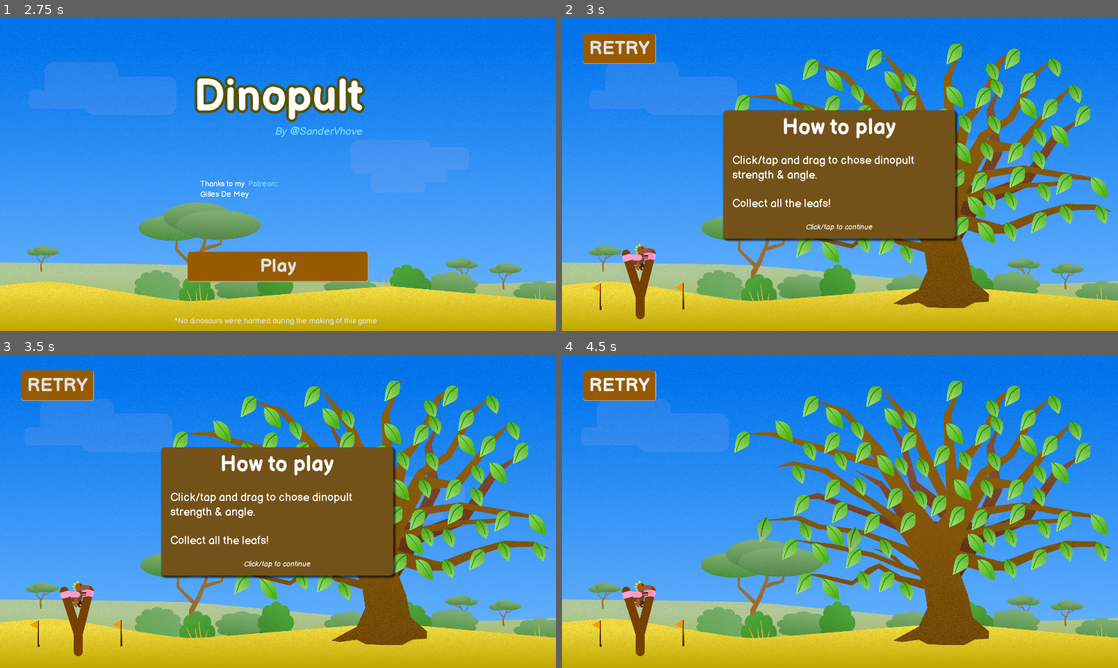
Above: before the commit, frames 1-4 (two rows, left to right).
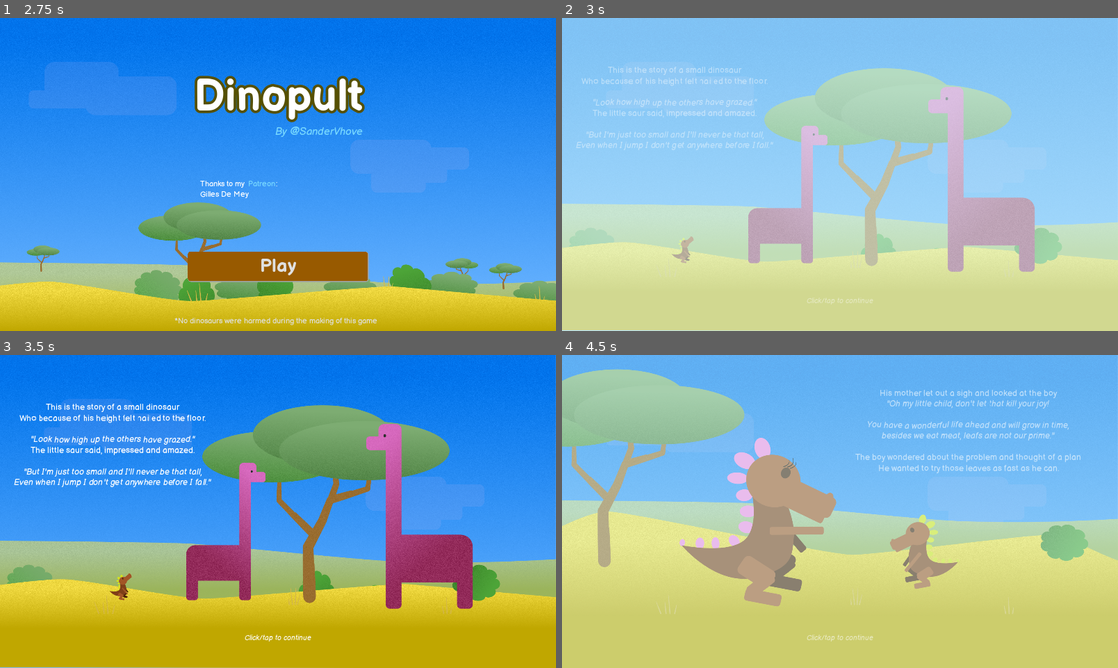
Above: after the commit, the same moments.

Repository: SanderVanhove/dinopult
Game: Godot game, scene res://Screens/Splash/Splash.tscn
Two runs of this game, one before a commit and one after it. Both use one fixed random seed, a clock stepped at 60 frames per second and the inputs below.
Inputs (mouse positions are in pixels of both pictures, inside the frame that each line leads up to):
- Up to frame 1 (2.75 s): move the mouse to (400, 158) at 0.52 s; click (400, 158) at 0.67 s; tap Enter at 1.25 s; move the mouse to (166, 190) at 1.27 s; click (166, 190) at 1.42 s; move the mouse to (333, 105) at 2.02 s; click (333, 105) at 2.17 s
- Up to frame 2 (3 s): click "Play" at 2.75 s
- Up to frame 3 (3.5 s): no input
- Up to frame 4 (4.5 s): click (617, 386) at 3.5 s, where only the run before the commit has a clickable "RETRY"; click (617, 386) at 4.25 s, where only the run before the commit has a clickable "RETRY"

Frame 1 is identical in both runs. In frame 2, 100% of the frame differs, in the area x 0-100%, y 0-100%; in frame 3, 61%; in frame 4, 100%.

Commit message:
Add story slides

Diff:
--- a/src/Screens/Level/Level.gd
+++ b/src/Screens/Level/Level.gd
@@ -9,15 +9,35 @@
 onready var _tutorial3: Tutorial = $Tutorials/Tutorial3
 onready var _tutorial_timer: Timer = $Tutorials/TutorialTimer
 
+onready var _end_timer: Timer = $EndOfLevelTimer
+
+var collected_leafs = 0
+
 
 func _ready():
 	show_tutorial(_tutorial1)
+
+	for leaf in _leafs.get_children():
+		leaf.connect("collected", self, "check_win")
+
+
+func check_win():
+	collected_leafs += 1
+	if collected_leafs < len(_leafs.get_children()):
+		return
+
+	_end_timer.start()
+	yield(_end_timer, "timeout")
+
+	get_tree().change_scene("res://Screens/StorySlide/StorySlide4.tscn")
 
 
 func _on_Button_pressed():
 	_catapult.reset()
 	for leaf in _leafs.get_children():
 		leaf.reset()
+
+	collected_leafs = 0
 
 
 func show_tutorial(tutorial: Tutorial):
--- a/src/Screens/Level/Level.tscn
+++ b/src/Screens/Level/Level.tscn
@@ -1,11 +1,11 @@
-[gd_scene load_steps=29 format=2]
+[gd_scene load_steps=28 format=2]
 
 [ext_resource path="res://Things/Catapult/Catapult.tscn" type="PackedScene" id=1]
 [ext_resource path="res://Screens/Level/ground.png" type="Texture" id=2]
 [ext_resource path="res://Screens/Level/foreground_bushes.png" type="Texture" id=3]
 [ext_resource path="res://Screens/Level/background.png" type="Texture" id=4]
 [ext_resource path="res://Screens/Level/distant_ground.png" type="Texture" id=5]
-[ext_resource path="res://Shaders/wind.gdshader" type="Shader" id=6]
+[ext_resource path="res://Shaders/wind.shader" type="Shader" id=6]
 [ext_resource path="res://Screens/Level/background_bush.png" type="Texture" id=7]
 [ext_resource path="res://Screens/Level/clouds.png" type="Texture" id=8]
 [ext_resource path="res://Screens/Level/grass.png" type="Texture" id=9]
@@ -17,7 +17,6 @@
 [ext_resource path="res://Things/Leaf/Leaf.tscn" type="PackedScene" id=15]
 [ext_resource path="res://Things/Leaf/leaf3.png" type="Texture" id=16]
 [ext_resource path="res://Things/Leaf/leaf4.png" type="Texture" id=17]
-[ext_resource path="res://Things/Leaf/leaf1.png" type="Texture" id=18]
 [ext_resource path="res://Things/Leaf/leaf2.png" type="Texture" id=19]
 [ext_resource path="res://Things/UI/Tutorial.tscn" type="PackedScene" id=20]
 
@@ -132,7 +131,7 @@
 collision_mask = 0
 
 [node name="CollisionShape2D2" type="CollisionShape2D" parent="BoundingBox"]
-position = Vector2( 999.19, -97.2127 )
+position = Vector2( 1006.32, -127.503 )
 shape = SubResource( 7 )
 
 [node name="tree" type="Sprite" parent="."]
@@ -181,7 +180,7 @@
 leafe_sprite = ExtResource( 17 )
 
 [node name="Leaf4" parent="Leafs" instance=ExtResource( 15 )]
-position = Vector2( 927.475, 808.907 )
+position = Vector2( 927.475, 810.689 )
 leafe_sprite = ExtResource( 17 )
 
 [node name="Leaf5" parent="Leafs" instance=ExtResource( 15 )]
@@ -196,7 +195,7 @@
 leafe_sprite = ExtResource( 17 )
 
 [node name="Leaf8" parent="Leafs" instance=ExtResource( 15 )]
-position = Vector2( 1311.04, 348.927 )
+position = Vector2( 1307.48, 348.927 )
 
 [node name="Leaf9" parent="Leafs" instance=ExtResource( 15 )]
 position = Vector2( 1077.31, 143.659 )
@@ -246,7 +245,6 @@
 
 [node name="Leaf22" parent="Leafs" instance=ExtResource( 15 )]
 position = Vector2( 858.552, 178.119 )
-leafe_sprite = ExtResource( 18 )
 
 [node name="Leaf23" parent="Leafs" instance=ExtResource( 15 )]
 position = Vector2( 933.468, 465.795 )
@@ -297,7 +295,7 @@
 leafe_sprite = ExtResource( 16 )
 
 [node name="Leaf37" parent="Leafs" instance=ExtResource( 15 )]
-position = Vector2( 1376.97, 722.005 )
+position = Vector2( 1375.19, 722.005 )
 
 [node name="Leaf38" parent="Leafs" instance=ExtResource( 15 )]
 position = Vector2( 1149.22, 495.76 )
@@ -388,11 +386,11 @@
 leafe_sprite = ExtResource( 17 )
 
 [node name="Leaf62" parent="Leafs" instance=ExtResource( 15 )]
-position = Vector2( 1465.36, 741.483 )
+position = Vector2( 1452.89, 746.828 )
 leafe_sprite = ExtResource( 17 )
 
 [node name="Leaf63" parent="Leafs" instance=ExtResource( 15 )]
-position = Vector2( 1549.27, 632.107 )
+position = Vector2( 1543.92, 635.671 )
 leafe_sprite = ExtResource( 16 )
 
 [node name="Leaf64" parent="Leafs" instance=ExtResource( 15 )]
@@ -445,21 +443,24 @@
 
 [node name="Tutorial1" parent="Tutorials" instance=ExtResource( 20 )]
 title = "How to play"
-text = "Click/tap and drag to chose dinopult strength & angle.
-
-Collect all the leafs!"
+text = "[b]Click/tap[/b] and drag to chose dinopult [b]strength & angle[/b].
+
+Collect [b]all[/b] the leafs!"
 
 [node name="Tutorial2" parent="Tutorials" instance=ExtResource( 20 )]
 title = "Changing direction"
-text = "Click/tap to make your little dino change direction mid air by flailing its little limbs.
+text = "[b]Click/tap[/b] to make your little dino [b]change direction[/b] mid air by flailing its little limbs.
 
 "
 
 [node name="Tutorial3" parent="Tutorials" instance=ExtResource( 20 )]
 title = "Going again"
-text = "Make sure you get back to the catapult before you stop moving.
-
-If you get stuck, just use the RETRY button."
+text = "Make sure you [b]get back to the catapult[/b] before you stop moving.
+
+[b]If you get stuck[/b], just use the [b]RETRY[/b] button."
+
+[node name="EndOfLevelTimer" type="Timer" parent="."]
+wait_time = 0.5
 
 [connection signal="fired" from="Catapult" to="." method="_on_Catapult_fired"]
 [connection signal="pressed" from="UI/Button" to="." method="_on_Button_pressed"]
--- a/src/Screens/Menu/Menu.gd
+++ b/src/Screens/Menu/Menu.gd
@@ -13,7 +13,7 @@
 
 
 func _on_Button_pressed():
-	get_tree().change_scene("res://Screens/Level/Level.tscn")
+	get_tree().change_scene("res://Screens/StorySlide/StorySlide.tscn")
 
 
 func _on_Label2_gui_input(event):
--- a/src/Screens/Menu/Menu.tscn
+++ b/src/Screens/Menu/Menu.tscn
@@ -1,6 +1,6 @@
 [gd_scene load_steps=23 format=2]
 
-[ext_resource path="res://Shaders/wind.gdshader" type="Shader" id=1]
+[ext_resource path="res://Shaders/wind.shader" type="Shader" id=1]
 [ext_resource path="res://Things/UI/BalsamiqSans-Bold.ttf" type="DynamicFontData" id=2]
 [ext_resource path="res://Things/UI/BalsamiqSans-Italic.ttf" type="DynamicFontData" id=3]
 [ext_resource path="res://Screens/Level/foreground_bushes.png" type="Texture" id=4]
--- /dev/null
+++ b/src/Screens/StorySlide/StorySlide.gd
@@ -0,0 +1,26 @@
+extends Control
+
+
+export(String, FILE) var nextScene
+
+
+onready var _tween: Tween = $Tween
+
+
+func _ready() -> void:
+	modulate.a = 0
+	_tween.interpolate_property(self, "modulate:a", 0, 1, .3, Tween.TRANS_SINE, Tween.EASE_IN)
+	_tween.start()
+
+
+func _on_StorySlide_gui_input(event: InputEvent) -> void:
+	if not event as InputEventMouseButton or event.pressed:
+		return
+
+	_tween.interpolate_property(self, "modulate:a", 1, 0, .3, Tween.TRANS_SINE, Tween.EASE_IN)
+	_tween.start()
+
+	yield(_tween, "tween_all_completed")
+
+	get_tree().set_input_as_handled()
+	get_tree().change_scene(nextScene)
--- /dev/null
+++ b/src/Screens/StorySlide/StorySlide.tscn
@@ -0,0 +1,101 @@
+[gd_scene load_steps=9 format=2]
+
+[ext_resource path="res://Things/UI/BalsamiqSans-Regular.ttf" type="DynamicFontData" id=1]
+[ext_resource path="res://Things/UI/BalsamiqSans-Italic.ttf" type="DynamicFontData" id=2]
+[ext_resource path="res://Screens/StorySlide/slide1.png" type="Texture" id=3]
+[ext_resource path="res://Screens/StorySlide/StorySlide.gd" type="Script" id=4]
+
+[sub_resource type="DynamicFont" id=1]
+size = 28
+font_data = ExtResource( 2 )
+
+[sub_resource type="DynamicFont" id=2]
+size = 30
+font_data = ExtResource( 2 )
+
+[sub_resource type="DynamicFont" id=3]
+size = 30
+font_data = ExtResource( 1 )
+
+[sub_resource type="DynamicFont" id=4]
+size = 25
+font_data = ExtResource( 2 )
+
+[node name="StorySlide" type="Control"]
+anchor_right = 1.0
+anchor_bottom = 1.0
+mouse_default_cursor_shape = 2
+script = ExtResource( 4 )
+__meta__ = {
+"_edit_use_anchors_": false
+}
+nextScene = "res://Screens/StorySlide/StorySlide2.tscn"
+
+[node name="TextureRect" type="TextureRect" parent="."]
+anchor_right = 1.0
+anchor_bottom = 1.0
+mouse_filter = 2
+texture = ExtResource( 3 )
+
+[node name="RichTextLabel" type="RichTextLabel" parent="."]
+margin_left = 27.0
+margin_top = 126.0
+margin_right = 752.0
+margin_bottom = 544.0
+mouse_filter = 2
+custom_fonts/bold_italics_font = SubResource( 1 )
+custom_fonts/italics_font = SubResource( 2 )
+custom_fonts/normal_font = SubResource( 3 )
+bbcode_enabled = true
+bbcode_text = "[center]
+This is the story of a small dinosaur
+Who because of his height felt nailed to the floor.
+
+[i]\"[wave]Look how high up the others have grazed[/wave].\"[/i]
+The little saur said, impressed and amazed.
+
+[i]\"But I'm just too small and I'll never be that tall,
+Even when I jump [shake]I don't get anywhere before I fall[/shake].\"[/i]
+
+[/center]"
+text = "
+This is the story of a small dinosaur
+Who because of his height felt nailed to the floor.
+
+\"Look how high up the others have grazed.\"
+The little saur said, impressed and amazed.
+
+\"But I'm just too small and I'll never be that tall,
+Even when I jump I don't get anywhere before I fall.\"
+
+"
+__meta__ = {
+"_edit_use_anchors_": false
+}
+
+[node name="CenterContainer" type="CenterContainer" parent="."]
+anchor_top = 1.0
+anchor_right = 1.0
+anchor_bottom = 1.0
+margin_top = -205.0
+__meta__ = {
+"_edit_use_anchors_": false
+}
+
+[node name="Label2" type="Label" parent="CenterContainer"]
+margin_left = 841.0
+margin_top = 87.0
+margin_right = 1079.0
+margin_bottom = 118.0
+mouse_filter = 1
+mouse_default_cursor_shape = 2
+custom_fonts/font = SubResource( 4 )
+text = "Click/tap to continue"
+align = 1
+__meta__ = {
+"_edit_use_anchors_": false
+}
+
+[node name="Tween" type="Tween" parent="."]
+
+[connection signal="gui_input" from="." to="." method="_on_StorySlide_gui_input"]
--- /dev/null
+++ b/src/Screens/StorySlide/StorySlide2.tscn
@@ -0,0 +1,38 @@
+[gd_scene load_steps=3 format=2]
+
+[ext_resource path="res://Screens/StorySlide/slide2.png" type="Texture" id=1]
+[ext_resource path="res://Screens/StorySlide/StorySlide.tscn" type="PackedScene" id=2]
+
+[node name="StorySlide2" instance=ExtResource( 2 )]
+nextScene = "res://Screens/StorySlide/StorySlide3.tscn"
+
+[node name="TextureRect" parent="." index="0"]
+texture = ExtResource( 1 )
+
+[node name="RichTextLabel" parent="." index="1"]
+margin_left = 968.0
+margin_top = 77.0
+margin_right = 1839.0
+margin_bottom = 523.0
+bbcode_text = "[center]
+His mother let out a sigh and looked at the boy
+[i]\"Oh my little child, don't let that kill your joy!
+
+[wave]You have a wonderful life ahead[/wave] and will grow in time,
+besides we eat meat, leafs are not our prime.\"[/i]
+
+The boy wondered about the problem and thought of a plan
+He wanted to try those leaves as fast as he can.
+
+[/center]"
+text = "
+His mother let out a sigh and looked at the boy
+\"Oh my little child, don't let that kill your joy!
+
+You have a wonderful life ahead and will grow in time,
+besides we eat meat, leafs are not our prime.\"
+
+The boy wondered about the problem and thought of a plan
+He wanted to try those leaves as fast as he can.
+
+"
--- /dev/null
+++ b/src/Screens/StorySlide/StorySlide3.tscn
@@ -0,0 +1,40 @@
+[gd_scene load_steps=3 format=2]
+
+[ext_resource path="res://Screens/StorySlide/slide3.png" type="Texture" id=1]
+[ext_resource path="res://Screens/StorySlide/StorySlide.tscn" type="PackedScene" id=2]
+
+[node name="StorySlide3" instance=ExtResource( 2 )]
+nextScene = "res://Screens/Level/Level.tscn"
+
+[node name="TextureRect" parent="." index="0"]
+texture = ExtResource( 1 )
+
+[node name="RichTextLabel" parent="." index="1"]
+margin_left = 144.0
+margin_top = 102.0
+margin_right = 910.0
+margin_bottom = 563.0
+bbcode_text = "[center]
+Then a moment of insight came to his mind
+He would build a catapult with the things he could find.
+
+In no time the contraption he thought of was made
+And the worry about  his height  began to fade.
+
+He jumped on his catapult as he shouted out a call
+[i]\"[shake]Watch out leafs, I'm ready to eat you all[/shake]\"[/i].
+
+
+[/center]"
+text = "
+Then a moment of insight came to his mind
+He would build a catapult with the things he could find.
+
+In no time the contraption he thought of was made
+And the worry about  his height  began to fade.
+
+He jumped on his catapult as he shouted out a call
+\"Watch out leafs, I'm ready to eat you all\".
+
+
+"
--- /dev/null
+++ b/src/Screens/StorySlide/StorySlide4.tscn
@@ -0,0 +1,42 @@
+[gd_scene load_steps=3 format=2]
+
+[ext_resource path="res://Screens/StorySlide/StorySlide.tscn" type="PackedScene" id=1]
+[ext_resource path="res://Screens/StorySlide/slide4.png" type="Texture" id=2]
+
+[node name="StorySlide4" instance=ExtResource( 1 )]
+nextScene = "res://Screens/Menu/Menu.tscn"
+
+[node name="TextureRect" parent="." index="0"]
+texture = ExtResource( 2 )
+
+[node name="RichTextLabel" parent="." index="1"]
+margin_left = 1073.0
+margin_top = 86.0
+margin_right = 1798.0
+margin_bottom = 622.0
+bbcode_text = "[center]
+He never felt so full and his belly, it bulged
+There were to much leafs on the tree he indulged
+
+His mom rolled her eyes and let out another sigh
+[i]\"I told you [wave]we don't eat leafs[/wave] and I hope you now know why\"[/i]
+
+[i]\"Oh mommy I wish I never wanted to be so tall
+now I feel [shake]sick[/shake] and size doesn't matter to me at all\"[/i]
+
+The End
+Thanks for playing!
+[/center]"
+text = "
+He never felt so full and his belly, it bulged
+There were to much leafs on the tree he indulged
+
+His mom rolled her eyes and let out another sigh
+\"I told you we don't eat leafs and I hope you now know why\"
+
+\"Oh mommy I wish I never wanted to be so tall
+now I feel sick and size doesn't matter to me at all\"
+
+The End
+Thanks for playing!
+"
--- /dev/null
+++ b/src/Shaders/wind.shader
@@ -0,0 +1,43 @@
+// original wind shader from https://github.com/Maujoe/godot-simple-wind-shader-2d/tree/master/assets/maujoe.simple_wind_shader_2d
+// original script modified by HungryProton so that the assets are moving differently : https://pastebin.com/VL3AfV8D
+//
+// speed - The speed of the wind movement.
+// minStrength - The minimal strength of the wind movement.
+// maxStrength - The maximal strength of the wind movement.
+// strengthScale - Scalefactor for the wind strength.
+// interval - The time between minimal and maximal strength changes.
+// detail - The detail (number of waves) of the wind movement.
+// distortion - The strength of geometry distortion.
+// heightOffset - The height where the wind begins to move. By default 0.0.
+
+shader_type canvas_item;
+render_mode blend_mix;
+
+// Wind settings.
+uniform float speed = 1.0;
+uniform float minStrength : hint_range(0.0, 1.0) = 0.05;
+uniform float maxStrength : hint_range(0.0, 1.0) = 0.01;
+uniform float strengthScale = 100.0;
+uniform float interval = 3.5;
+uniform float detail = 1.0;
+uniform float distortion : hint_range(0.0, 1.0);
+uniform float heightOffset : hint_range(0.0, 1.0);
+
+// With the offset value, you can if you want different moves for each asset. Just put a random value (1, 2, 3) in the editor. Don't forget to mark the material as unique if you use this
+uniform float offset = 0;
+
+
+float getWind(vec2 vertex, vec2 uv, float time){
+    float diff = pow(maxStrength - minStrength, 2.0);
+    float strength = clamp(minStrength + diff + sin(time / interval) * diff, minStrength, maxStrength) * strengthScale;
+    float wind = (sin(time) + cos(time * detail)) * strength * max(0.0, (1.0-uv.y) - heightOffset);
+
+    return wind;
+}
+
+void vertex() {
+    vec4 pos = WORLD_MATRIX * vec4(0.0, 0.0, 0.0, 1.0);
+    float time = TIME * speed + offset;
+    //float time = TIME * speed + pos.x * pos.y  ; not working when moving...
+    VERTEX.x += getWind(VERTEX.xy, UV, time);
+}
--- a/src/Things/Catapult/Catapult.gd
+++ b/src/Things/Catapult/Catapult.gd
@@ -82,10 +82,6 @@
 	_elastic_back.points = PoolVector2Array([_elastic_right_end.position, mid])
 
 
-func _on_ClickArea_input_event(viewport, event, shape_idx):
-	pass
-
-
 func get_pull_dist():
 	if not is_pulling:
 		return Vector2.ZERO
--- a/src/Things/Catapult/Catapult.tscn
+++ b/src/Things/Catapult/Catapult.tscn
@@ -5,17 +5,17 @@
 [ext_resource path="res://Things/Catapult/catapult_left.png" type="Texture" id=3]
 [ext_resource path="res://Things/Catapult/catapult_right.png" type="Texture" id=4]
 [ext_resource path="res://Things/Catapult/flag.png" type="Texture" id=5]
-[ext_resource path="res://Shaders/wind.gdshader" type="Shader" id=6]
+[ext_resource path="res://Shaders/wind.shader" type="Shader" id=6]
 [ext_resource path="res://Things/Catapult/stretch.wav" type="AudioStream" id=7]
 [ext_resource path="res://Things/Catapult/fire.wav" type="AudioStream" id=8]
 
 [sub_resource type="ShaderMaterial" id=1]
 shader = ExtResource( 6 )
 shader_param/speed = 1.0
-shader_param/minStrength = 0.03
-shader_param/maxStrength = 0.005
+shader_param/minStrength = 0.05
+shader_param/maxStrength = 0.01
 shader_param/strengthScale = 100.0
-shader_param/interval = 5.0
+shader_param/interval = 3.5
 shader_param/detail = 1.0
 shader_param/distortion = null
 shader_param/heightOffset = null
--- a/src/Things/Leaf/Leaf.tscn
+++ b/src/Things/Leaf/Leaf.tscn
@@ -28,6 +28,7 @@
 
 [node name="Leaf" type="Node2D"]
 script = ExtResource( 2 )
+leafe_sprite = ExtResource( 1 )
 
 [node name="Sprite" type="Sprite" parent="."]
 texture = ExtResource( 1 )
--- a/src/Things/Player/Player.tscn
+++ b/src/Things/Player/Player.tscn
@@ -126,28 +126,28 @@
 [sub_resource type="CircleShape2D" id=3]
 radius = 32.6605
 
+[sub_resource type="AudioStreamRandomPitch" id=4]
+audio_stream = ExtResource( 15 )
+
+[sub_resource type="AudioStreamRandomPitch" id=5]
+audio_stream = ExtResource( 14 )
+
+[sub_resource type="AudioStreamRandomPitch" id=6]
+audio_stream = ExtResource( 13 )
+
+[sub_resource type="AudioStreamRandomPitch" id=7]
+audio_stream = ExtResource( 9 )
+
+[sub_resource type="AudioStreamRandomPitch" id=8]
+audio_stream = ExtResource( 11 )
+
 [sub_resource type="AudioStreamRandomPitch" id=9]
-audio_stream = ExtResource( 15 )
+audio_stream = ExtResource( 10 )
 
 [sub_resource type="AudioStreamRandomPitch" id=10]
-audio_stream = ExtResource( 14 )
+audio_stream = ExtResource( 12 )
 
 [sub_resource type="AudioStreamRandomPitch" id=11]
-audio_stream = ExtResource( 13 )
-
-[sub_resource type="AudioStreamRandomPitch" id=5]
-audio_stream = ExtResource( 9 )
-
-[sub_resource type="AudioStreamRandomPitch" id=6]
-audio_stream = ExtResource( 11 )
-
-[sub_resource type="AudioStreamRandomPitch" id=7]
-audio_stream = ExtResource( 10 )
-
-[sub_resource type="AudioStreamRandomPitch" id=8]
-audio_stream = ExtResource( 12 )
-
-[sub_resource type="AudioStreamRandomPitch" id=4]
 audio_stream = ExtResource( 7 )
 
 [sub_resource type="AudioStreamRandomPitch" id=12]
@@ -207,37 +207,37 @@
 [node name="WheeSound" parent="." instance=ExtResource( 8 )]
 
 [node name="AudioStreamPlayer2D3" type="AudioStreamPlayer2D" parent="WheeSound"]
+stream = SubResource( 4 )
+volume_db = 15.0
+
+[node name="AudioStreamPlayer2D" type="AudioStreamPlayer2D" parent="WheeSound"]
+stream = SubResource( 5 )
+volume_db = 15.0
+
+[node name="AudioStreamPlayer2D2" type="AudioStreamPlayer2D" parent="WheeSound"]
+stream = SubResource( 6 )
+volume_db = 15.0
+
+[node name="TurnSound" parent="." instance=ExtResource( 8 )]
+
+[node name="AudioStreamPlayer2D5" type="AudioStreamPlayer2D" parent="TurnSound"]
+stream = SubResource( 7 )
+volume_db = 10.0
+
+[node name="AudioStreamPlayer2D4" type="AudioStreamPlayer2D" parent="TurnSound"]
+stream = SubResource( 8 )
+volume_db = 10.0
+
+[node name="AudioStreamPlayer2D2" type="AudioStreamPlayer2D" parent="TurnSound"]
 stream = SubResource( 9 )
-volume_db = 15.0
-
-[node name="AudioStreamPlayer2D" type="AudioStreamPlayer2D" parent="WheeSound"]
+volume_db = 10.0
+
+[node name="AudioStreamPlayer2D" type="AudioStreamPlayer2D" parent="TurnSound"]
 stream = SubResource( 10 )
-volume_db = 15.0
-
-[node name="AudioStreamPlayer2D2" type="AudioStreamPlayer2D" parent="WheeSound"]
+volume_db = 10.0
+
+[node name="AudioStreamPlayer2D3" type="AudioStreamPlayer2D" parent="TurnSound"]
 stream = SubResource( 11 )
-volume_db = 15.0
-
-[node name="TurnSound" parent="." instance=ExtResource( 8 )]
-
-[node name="AudioStreamPlayer2D5" type="AudioStreamPlayer2D" parent="TurnSound"]
-stream = SubResource( 5 )
-volume_db = 10.0
-
-[node name="AudioStreamPlayer2D4" type="AudioStreamPlayer2D" parent="TurnSound"]
-stream = SubResource( 6 )
-volume_db = 10.0
-
-[node name="AudioStreamPlayer2D2" type="AudioStreamPlayer2D" parent="TurnSound"]
-stream = SubResource( 7 )
-volume_db = 10.0
-
-[node name="AudioStreamPlayer2D" type="AudioStreamPlayer2D" parent="TurnSound"]
-stream = SubResource( 8 )
-volume_db = 10.0
-
-[node name="AudioStreamPlayer2D3" type="AudioStreamPlayer2D" parent="TurnSound"]
-stream = SubResource( 4 )
 volume_db = 10.0
 
 [node name="FallSound" parent="." instance=ExtResource( 8 )]
--- a/src/Things/UI/Tutorial.gd
+++ b/src/Things/UI/Tutorial.gd
@@ -14,7 +14,7 @@
 
 func _ready():
 	_title.text = title
-	_text.text = text
+	_text.bbcode_text = text
 
 
 func _on_Control_gui_input(event):
--- a/src/Things/UI/Tutorial.tscn
+++ b/src/Things/UI/Tutorial.tscn
@@ -17,6 +17,10 @@
 
 [sub_resource type="DynamicFont" id=2]
 size = 76
+font_data = ExtResource( 2 )
+
+[sub_resource type="DynamicFont" id=5]
+size = 42
 font_data = ExtResource( 2 )
 
 [sub_resource type="DynamicFont" id=3]
@@ -50,9 +54,9 @@
 
 [node name="PanelContainer" type="PanelContainer" parent="CenterContainer"]
 margin_left = 557.0
-margin_top = 315.0
+margin_top = 540.0
 margin_right = 1357.0
-margin_bottom = 765.0
+margin_bottom = 540.0
 rect_min_size = Vector2( 800, 0 )
 mouse_filter = 1
 mouse_default_cursor_shape = 2
@@ -90,7 +94,9 @@
 margin_bottom = 331.0
 mouse_filter = 1
 mouse_default_cursor_shape = 2
+custom_fonts/bold_font = SubResource( 5 )
 custom_fonts/normal_font = SubResource( 3 )
+bbcode_enabled = true
 fit_content_height = true
 
 [node name="Label2" type="Label" parent="CenterContainer/PanelContainer/MarginContainer/VBoxContainer"]
--- a/src/project.godot
+++ b/src/project.godot
@@ -63,4 +63,5 @@
 quality/driver/driver_name="GLES2"
 vram_compression/import_etc=true
 vram_compression/import_etc2=false
+environment/default_clear_color=Color( 0.866667, 0.996078, 0.988235, 1 )
 environment/default_environment="res://default_env.tres"
Not shown: 3 places in src/Screens/Menu/Menu.tscn that only renumber resources
Binary file added: src/Screens/StorySlide/slide1.png
Not shown, added: src/Screens/StorySlide/slide1.png.import
Binary file added: src/Screens/StorySlide/slide2.png
Not shown, added: src/Screens/StorySlide/slide2.png.import
Binary file added: src/Screens/StorySlide/slide3.png
Not shown, added: src/Screens/StorySlide/slide3.png.import
Binary file added: src/Screens/StorySlide/slide4.png
Not shown, added: src/Screens/StorySlide/slide4.png.import
Not shown: 1 places in src/Things/UI/Tutorial.tscn that only renumber resources
Not shown, changed: art/mock.afdesign
Not shown, added: story.txt
